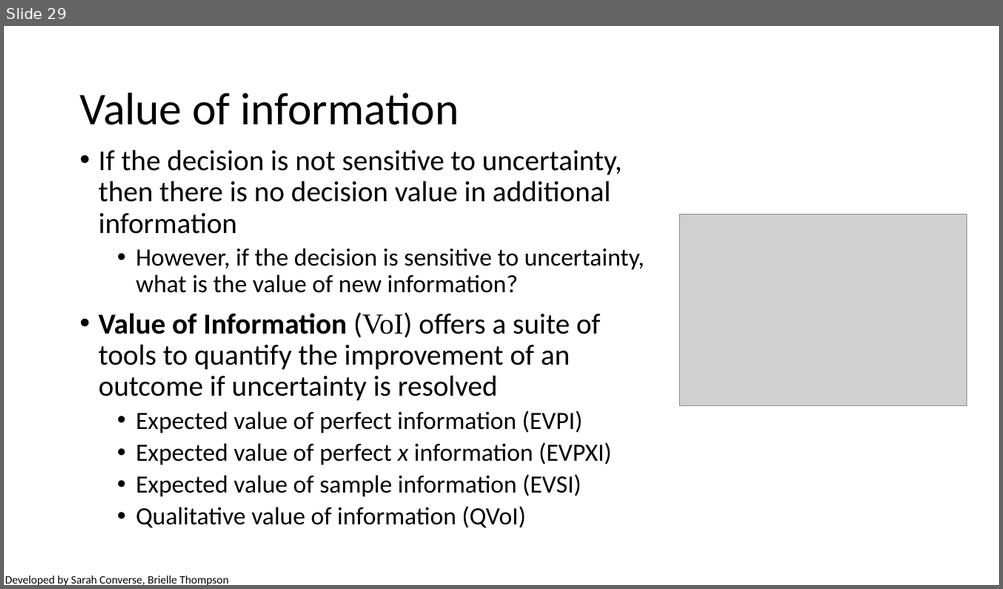
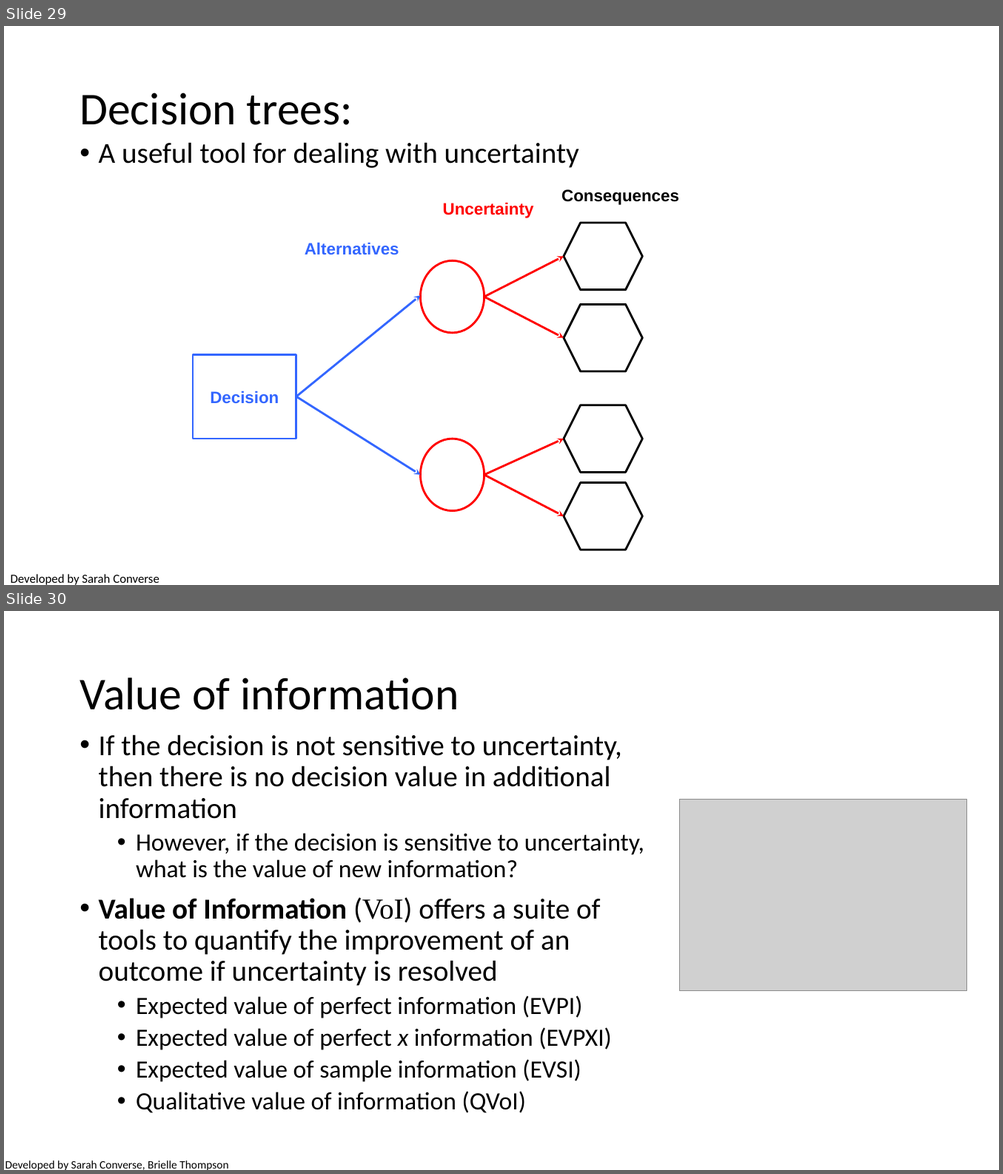
Before and after one commit to briellekthompson/NATR_8001_DecisionAnalysis_Fall25_Mizzou, a slide deck: material/Week6-UncertaintyPart1/Week6_SDM_Mizzou.pptx. Shown one above the other, each under a label of ours: slide 29 before the commit, slides 29 and 30 after it. The pictures are 1003x589 and 1003x1174 pixels, drawn with LibreOffice and Linux fonts; fonts in the diff are those of the drawing; grey boxes stand for pictures; background and template pictures are left out. Boxes give left, top, right and bottom in pixels: in the first picture for what was removed or moved away, otherwise in the second. Text is boxed around its words. In the diff, an @@ line names an element or a change of style, - is before the commit and + after.

```diff
--- a/material/Week6-UncertaintyPart1/Week6_SDM_Mizzou.pptx
+++ b/material/Week6-UncertaintyPart1/Week6_SDM_Mizzou.pptx
@@ slide 29 added at (x1=4, y1=26, x2=999, y2=585), background #FFFFFF @@
@@ title added at (x1=79, y1=93, x2=353, y2=125), 44 pt, text #000000 @@
+Decision trees:
@@ text added at (x1=99, y1=142, x2=579, y2=168), 28 pt, text #000000 @@
+• A useful tool for dealing with uncertainty
@@ group added at (x1=193, y1=190, x2=679, y2=551): 6 arrows, 4 hexagons, 3 texts, 2 ellipses, 1 rectangle @@
+Decision
+Consequences
+Alternatives
+Uncertainty
@@ text added at (x1=11, y1=574, x2=159, y2=585), 12 pt, text #000000 @@
+Developed by Sarah Converse
@@ what was slide 29 is now slide 30 @@
```
Also in this commit, not shown: 2 slides changed, 9 other files.
